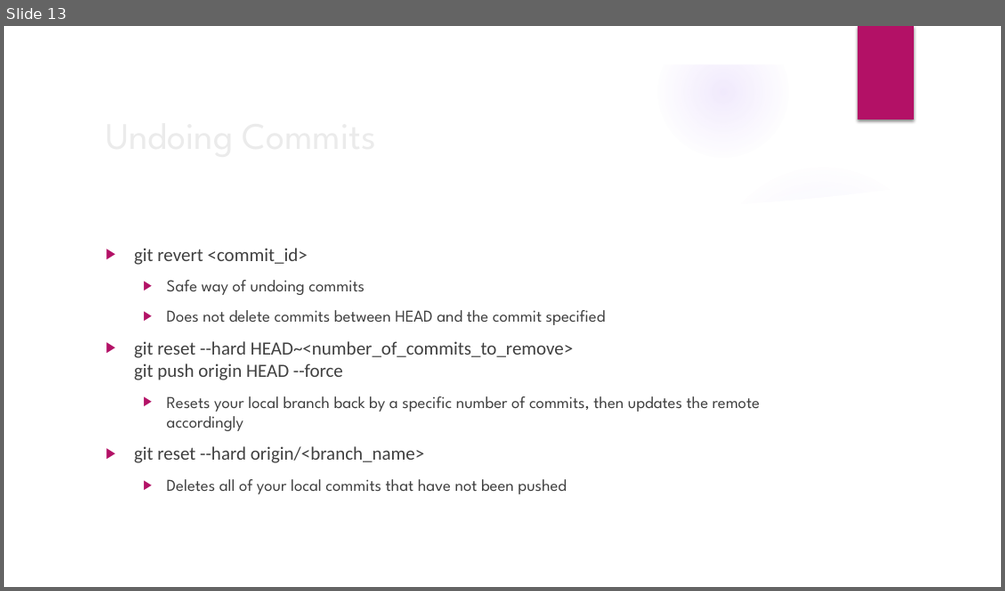
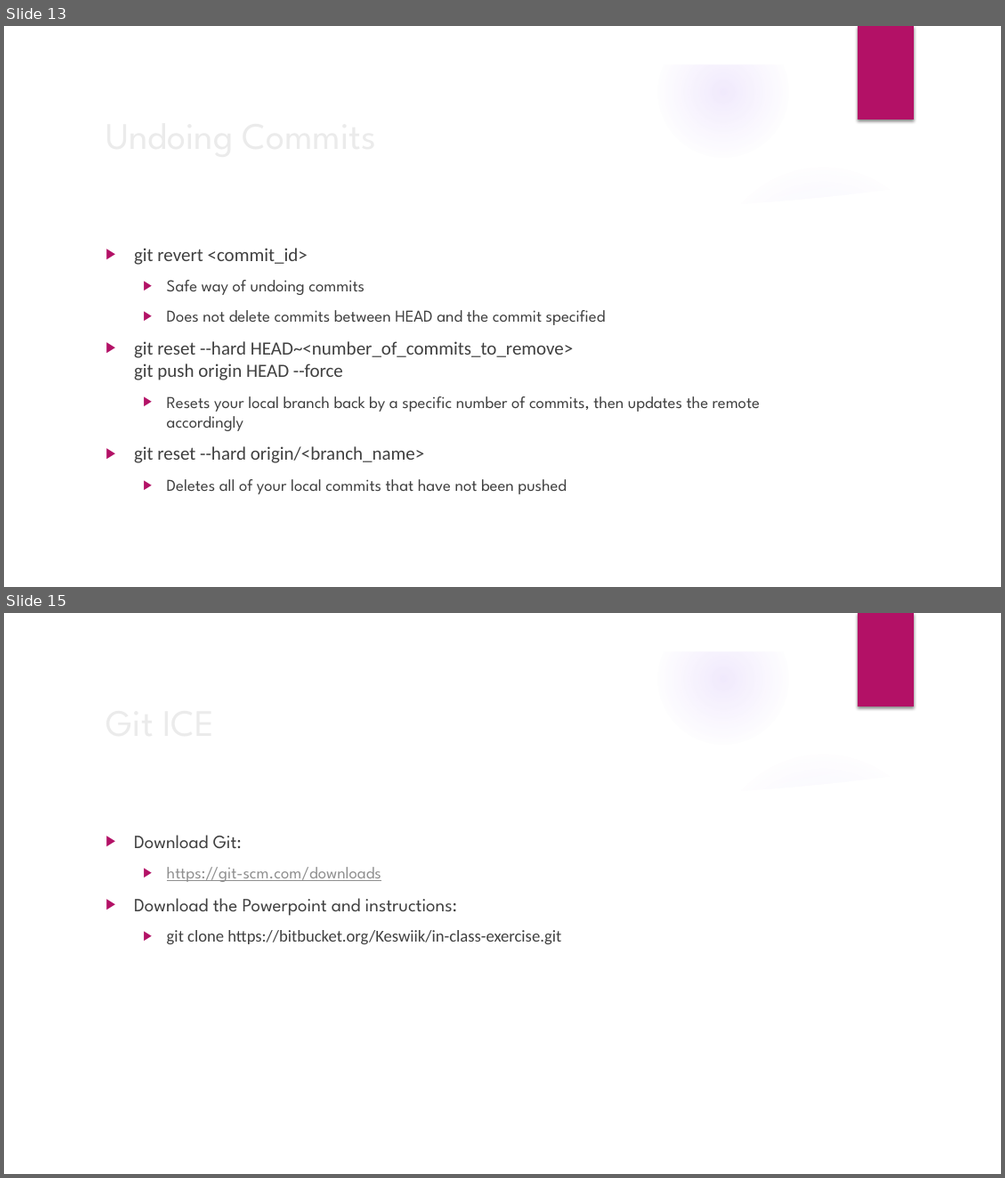
Before and after one commit to CalebBertels/SEinclass, a slide deck: Git.pptx. Shown one above the other, each under a label of ours: slide 13 before the commit, slides 13 and 15 after it; the slides between them are not shown. The pictures are 1005x591 and 1005x1178 pixels, drawn with LibreOffice and Linux fonts; fonts in the diff are those of the drawing; background and template pictures are left out. Boxes give left, top, right and bottom in pixels: in the first picture for what was removed or moved away, otherwise in the second. Text is boxed around its words. In the diff, an @@ line names an element or a change of style, - is before the commit and + after.

```diff
--- a/Git.pptx
+++ b/Git.pptx
@@ slide 15 added at [4,613,1001,1174], background picture (left out); not listed: 9 template elements that a slide beside it also shows @@
@@ text added at [134,835,561,944], 16 pt, text #404040 @@
+▶ Download Git:
+  ▶ https://git-scm.com/downloads
+▶ Download the Powerpoint and instructions:
+  ▶ git clone https://bitbucket.org/Keswiik/in-class-exercise.git
@@ title added at [213,835,242,848], 36 pt, text #EBEBEB @@
+Git ICE
```
Also in this commit, not shown: 1 other slide added.
